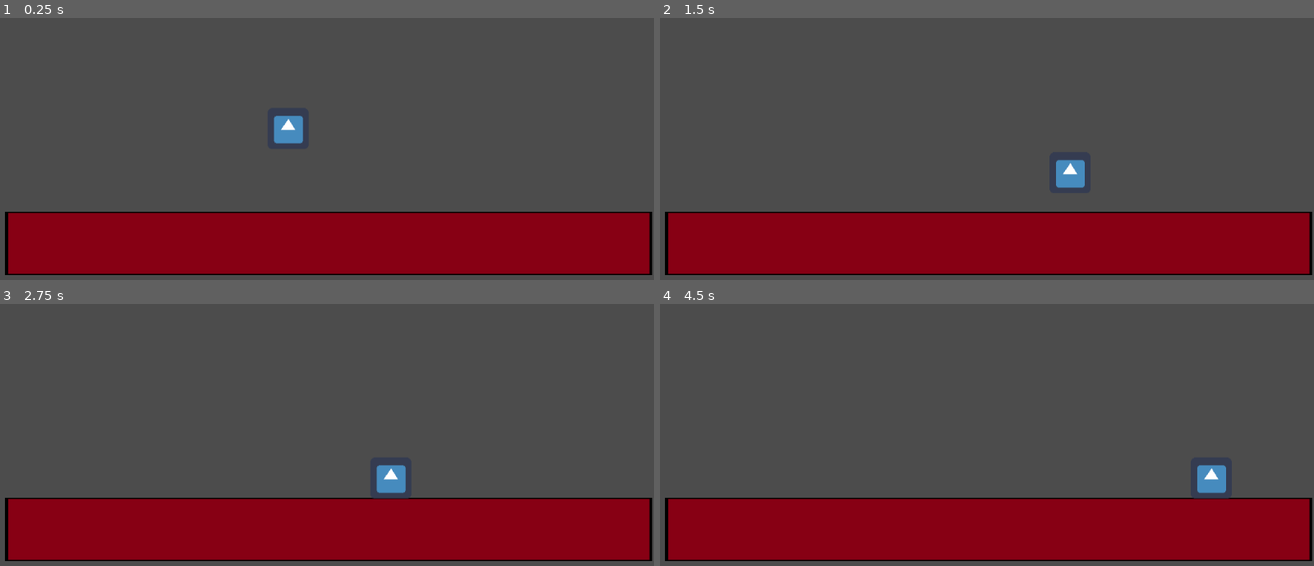
Above: before the commit, frames 1-4 (two rows, left to right).
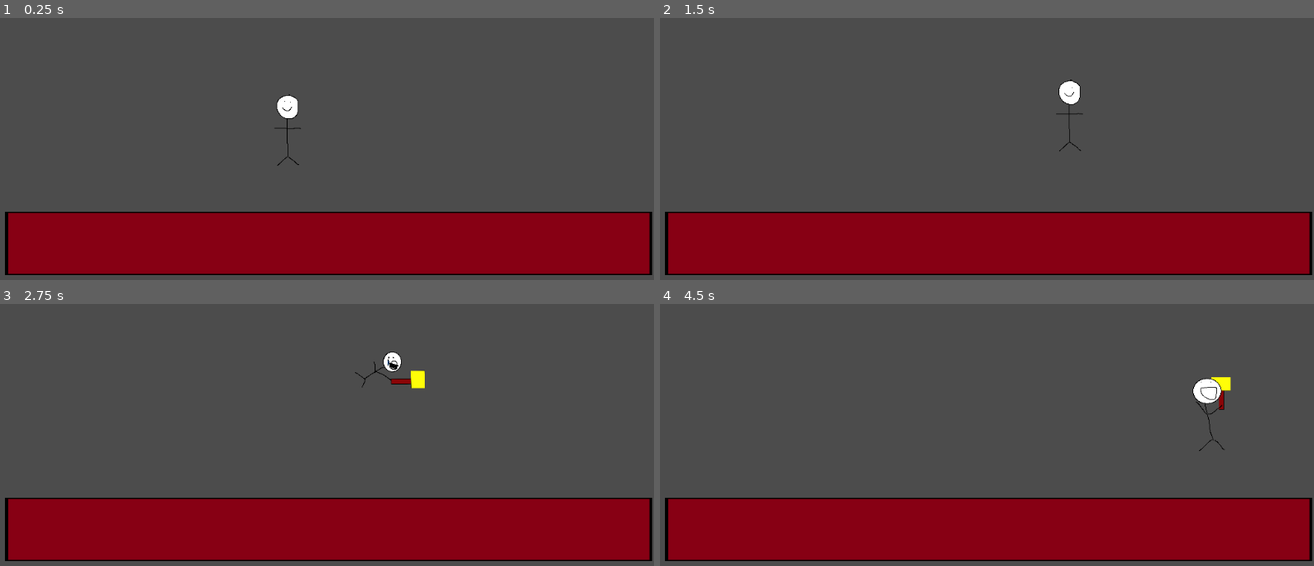
Above: after the commit, the same moments.

Repository: maishiroma/AXChibiGameJam2022
Game: Godot game, scene res://Levels/TestLevel.tscn
The game is run twice, just before and just after one commit, with the same random seed, the same clock (stepped at 60 frames per second) and the same inputs. The engine's default icon, where the game draws it, is replaced by a stand-in: a white triangle on a blue panel in a dark square.
Inputs:
- Up to frame 1 (0.25 s): no input
- Up to frame 2 (1.5 s): hold Z (deploy_hammer, bound only after the commit) 0.53-1.28 s; hold Right (move_right) from 0.53 s (still down); tap Space (Jump) at 0.77, 0.8, 1.07, 1.35 s
- Up to frame 3 (2.75 s): tap Space (Jump) at 1.52, 1.82, 2.3 s; tap Z (deploy_hammer, bound only after the commit) at 1.55 s; release Right (move_right) at 2.03 s; hold Left (move_left) from 2.03 s (still down); hold Z (deploy_hammer, bound only after the commit) from 2.03 s (still down)
- Up to frame 4 (4.5 s): release Left (move_left) at 2.78 s; release Z (deploy_hammer, bound only after the commit) at 2.78 s; hold Right (move_right) 2.78-4.28 s; tap Z (deploy_hammer, bound only after the commit) at 2.85, 4.35 s; tap Space (Jump) at 3.02, 3.32, 3.6, 3.77, 4.07 s; hold Left (move_left) from 4.28 s (still down)

The runs differ from the first frame. In frame 1, 0.7% of the frame differs, in the area x 41-47%, y 29-57%; in frame 2, 0.8%; in frame 3, 0.9%; in frame 4, 1.0%, in the area x 81-88%, y 27-75%.

Commit message:
Added high jump mechanic on platform and sprite usage

Diff:
--- a/Levels/TestLevel.tscn
+++ b/Levels/TestLevel.tscn
@@ -14,3 +14,4 @@
 move_speed = 200.0
 jump_strength = 500.0
 gravity_scale = 1000.0
+high_jump_strength = 700.0
--- a/Prefabs/Player.tscn
+++ b/Prefabs/Player.tscn
@@ -1,26 +1,69 @@
-[gd_scene load_steps=5 format=2]
+[gd_scene load_steps=10 format=2]
 
-[ext_resource path="res://icon.png" type="Texture" id=1]
+[ext_resource path="res://Art/Dummy/Dummy_Player.png" type="Texture" id=1]
 [ext_resource path="res://Scripts/Player.gd" type="Script" id=2]
+[ext_resource path="res://Art/Dummy/Dummy_Player_Hammer_Deploy_Combine.png" type="Texture" id=3]
+[ext_resource path="res://Art/Dummy/Dummy_Player_Walk.png" type="Texture" id=4]
+[ext_resource path="res://Art/Dummy/Dummy_Player_Hammer_Combined.png" type="Texture" id=5]
+[ext_resource path="res://Art/Dummy/Dummy_Player_Jump_Hammer.png" type="Texture" id=6]
 
 [sub_resource type="RectangleShape2D" id=3]
-extents = Vector2( 31.5, 31 )
+extents = Vector2( 31.5, 57 )
 
 [sub_resource type="SpriteFrames" id=2]
 animations = [ {
+"frames": [ ExtResource( 3 ) ],
+"loop": true,
+"name": "deploy_hammer",
+"speed": 5.0
+}, {
 "frames": [ ExtResource( 1 ) ],
 "loop": true,
-"name": "dummy",
+"name": "idle",
+"speed": 5.0
+}, {
+"frames": [ ExtResource( 6 ) ],
+"loop": true,
+"name": "jump",
+"speed": 5.0
+}, {
+"frames": [ ExtResource( 5 ) ],
+"loop": true,
+"name": "jump_hammer",
+"speed": 5.0
+}, {
+"frames": [ ExtResource( 4 ) ],
+"loop": true,
+"name": "move",
 "speed": 5.0
 } ]
+
+[sub_resource type="RectangleShape2D" id=4]
+extents = Vector2( 24.5, 31.5 )
 
 [node name="Player" type="KinematicBody2D"]
 script = ExtResource( 2 )
 
-[node name="CollisionShape2D" type="CollisionShape2D" parent="."]
-position = Vector2( -0.5, -1 )
+[node name="PlayerHitbox" type="CollisionShape2D" parent="."]
+position = Vector2( -0.5, 3 )
 shape = SubResource( 3 )
 
-[node name="AnimatedSprite" type="AnimatedSprite" parent="."]
+[node name="PlayerSprite" type="AnimatedSprite" parent="."]
+scale = Vector2( 0.2, 0.2 )
 frames = SubResource( 2 )
-animation = "dummy"
+animation = "deploy_hammer"
+
+[node name="HammerHitBox" type="Area2D" parent="."]
+position = Vector2( 28.5, 36 )
+
+[node name="CollisionShape2D" type="CollisionShape2D" parent="HammerHitBox"]
+position = Vector2( 0, 19.5 )
+shape = SubResource( 4 )
+disabled = true
+
+[node name="HammerJumpCooldown" type="Timer" parent="HammerHitBox"]
+wait_time = 0.1
+one_shot = true
+
+[connection signal="body_entered" from="HammerHitBox" to="." method="_on_HammerHitBox_body_entered"]
+[connection signal="timeout" from="HammerHitBox/HammerJumpCooldown" to="." method="_on_HammerJumpCooldown_timeout"]
--- a/Scripts/Player.gd
+++ b/Scripts/Player.gd
@@ -8,6 +8,7 @@
 export var move_speed = 2000.0
 export var jump_strength = 2000.0
 export var gravity_scale = 4500.0
+export var high_jump_strength = 2500.0
 
 # Private variables
 var move_velocity = Vector2.ZERO
@@ -15,6 +16,16 @@
 var is_falling = false	# check if we are grounded
 var is_jumping = false # check if we are jumping
 var is_jump_canceled = false # check if we cancelled the jump so we can have more control
+var is_high_jump = false
+var is_idle = false
+var is_running = false
+var is_deploying_hammer = false
+
+func _process(delta):
+	animate_player()
+
+	# Activates/deactivates the hitbox
+	$HammerHitBox/CollisionShape2D.disabled = !is_deploying_hammer
 
 # This is equivalent to FixedUpdate
 func _physics_process(delta):
@@ -27,10 +38,14 @@
 
 	## Checks for specific flags
 	is_falling = move_velocity.y >= 0.0 and not is_on_floor()
+	is_idle = is_on_floor() and is_zero_approx(move_velocity.x)
+	is_running = is_on_floor() and not is_zero_approx(move_velocity.x)
 
 	## Jumping
 	if is_jumping:
 		move_velocity.y = -jump_strength
+	elif is_high_jump:
+		move_velocity.y = -high_jump_strength
 	elif is_jump_canceled:
 		move_velocity.y = 0.0
 
@@ -40,6 +55,35 @@
 func get_input():
 	is_jumping = Input.is_action_just_pressed("Jump") and is_on_floor()
 	is_jump_canceled = Input.is_action_just_released("Jump") and move_velocity.y < 0.0
+	is_deploying_hammer = Input.is_action_pressed("deploy_hammer") and is_falling
 
 	var horizontal_direction = (Input.get_action_strength("move_right") - Input.get_action_strength("move_left"))
 	move_velocity.x = horizontal_direction * move_speed
+
+func animate_player():
+	if is_on_floor():
+		if is_running:
+			$PlayerSprite.animation = "move"
+		elif is_idle:
+			$PlayerSprite.animation = "idle"
+	else:
+		if is_jumping:
+			$PlayerSprite.animation = "jump"
+		elif is_deploying_hammer:
+			$PlayerSprite.animation = "deploy_hammer"
+		elif is_high_jump:
+			$PlayerSprite.animation = "jump_hammer"
+		elif is_falling:
+			# Replace with Falling Animation
+			$PlayerSprite.animation = "idle"
+
+# If we hit a platform while the hammer is out, we perform a high jump
+func _on_HammerHitBox_body_entered(body):
+	if body.get_owner().name == "Platform":
+		is_high_jump = true
+		$HammerHitBox/HammerJumpCooldown.start()
+
+
+# When tthe timer ends, we stop the higher jump
+func _on_HammerJumpCooldown_timeout():
+	is_high_jump = false
--- a/project.godot
+++ b/project.godot
@@ -37,6 +37,12 @@
 , Object(InputEventKey,"resource_local_to_scene":false,"resource_name":"","device":0,"alt":false,"shift":false,"control":false,"meta":false,"command":false,"pressed":false,"scancode":68,"physical_scancode":0,"unicode":0,"echo":false,"script":null)
  ]
 }
+deploy_hammer={
+"deadzone": 0.5,
+"events": [ Object(InputEventKey,"resource_local_to_scene":false,"resource_name":"","device":0,"alt":false,"shift":false,"control":false,"meta":false,"command":false,"pressed":false,"scancode":90,"physical_scancode":0,"unicode":0,"echo":false,"script":null)
+, Object(InputEventKey,"resource_local_to_scene":false,"resource_name":"","device":0,"alt":false,"shift":false,"control":false,"meta":false,"command":false,"pressed":false,"scancode":69,"physical_scancode":0,"unicode":0,"echo":false,"script":null)
+ ]
+}
 
 [physics]
 
